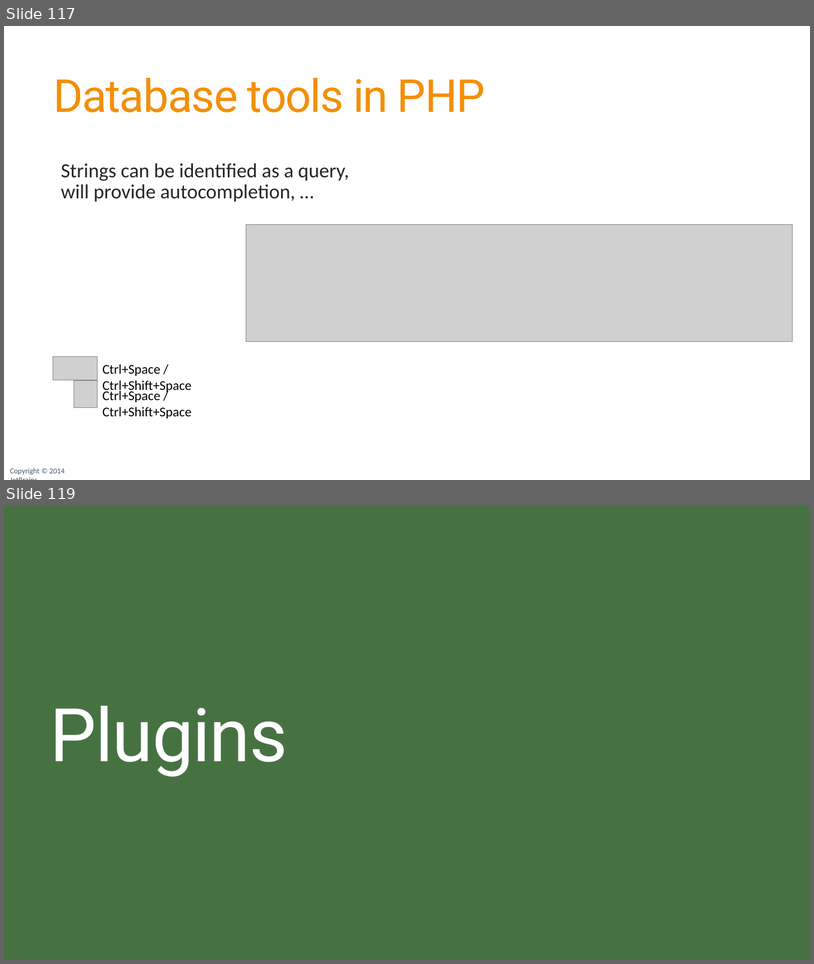
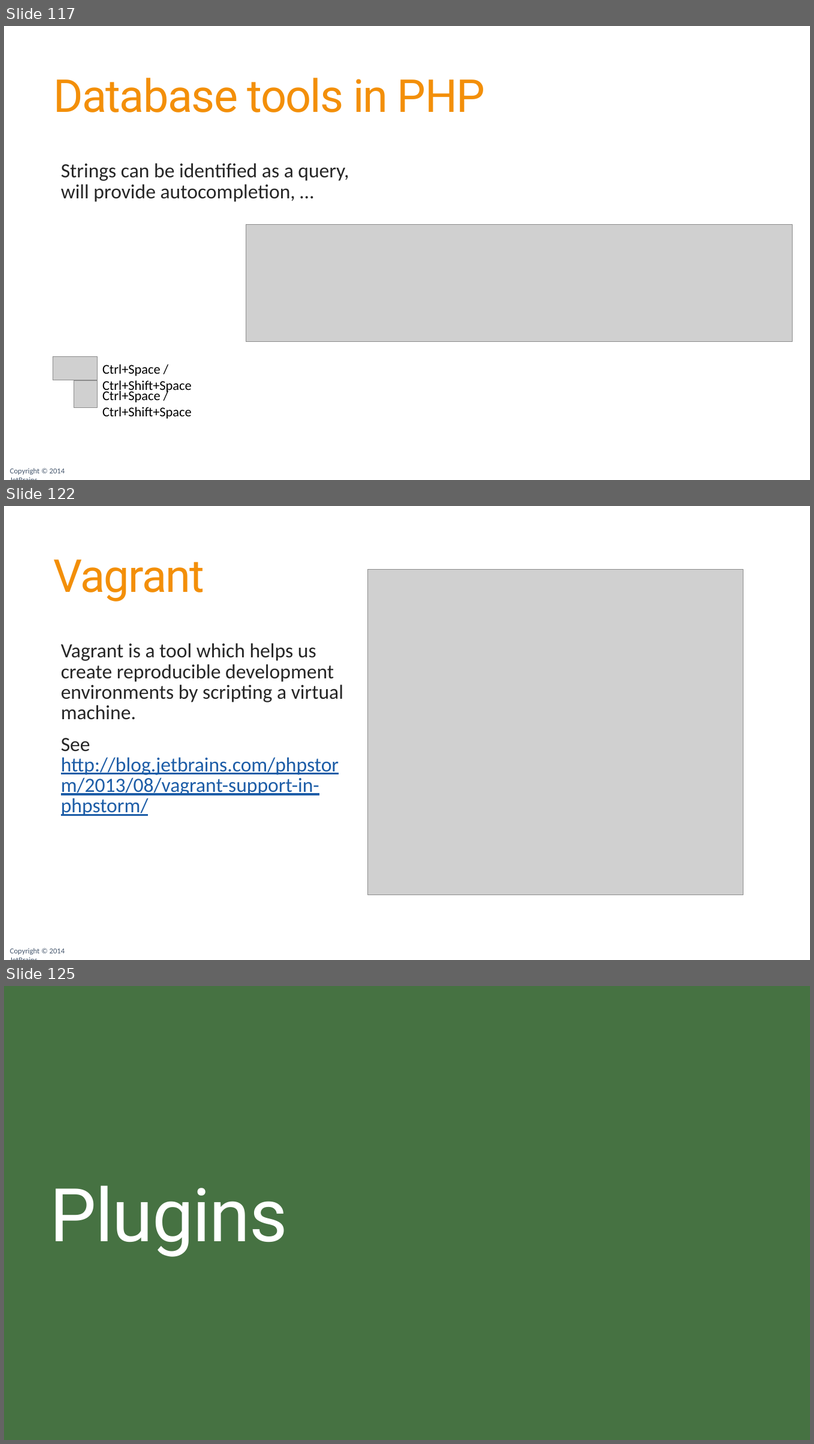
Before and after one commit to JetBrains/phpstorm-workshop, a slide deck: PhpStorm Workshop.pptx. Shown one above the other, each under a label of ours: slides 117 and 119 before the commit, slides 117, 122 and 125 after it; the slides between them are not shown. The pictures are 814x964 and 814x1444 pixels, drawn with LibreOffice and Linux fonts; fonts in the diff are those of the drawing; grey boxes stand for pictures; background and template pictures are left out. Boxes give left, top, right and bottom in pixels: in the first picture for what was removed or moved away, otherwise in the second. Text is boxed around its words. In the diff, an @@ line names an element or a change of style, - is before the commit and + after.

```diff
--- a/PhpStorm Workshop.pptx
+++ b/PhpStorm Workshop.pptx
@@ slide 122 added at box(4, 506, 810, 960), background #FFFFFF; not listed: 1 template element that a slide beside it also shows @@
@@ title added at box(54, 559, 205, 601), 54 pt, text #F38F09 @@
+Vagrant
@@ picture added at box(368, 569, 744, 894) @@
@@ text added at box(61, 643, 344, 816), 24 pt, text #262626 @@
+  Vagrant is a tool which helps us create reproducible development environments by scripting a virtual machine.
+  See http://blog.jetbrains.com/phpstorm/2013/08/vagrant-support-in-phpstorm/
@@ what was slide 119 is now slide 125 @@
```
Also in this commit, not shown: 3 slides changed, 10 other slides added.
